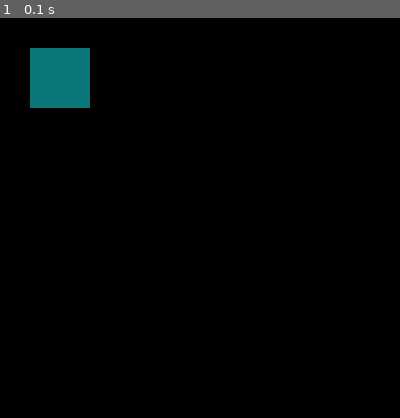
Above: before the commit, frame 1.
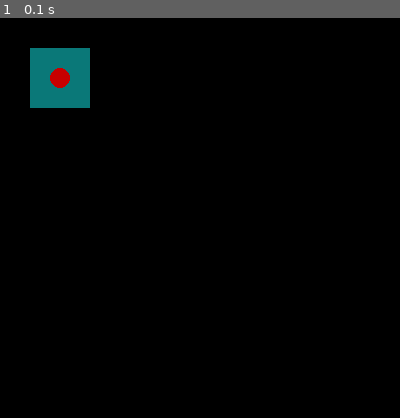
Above: after the commit, the same moment.

Repository: SSSajid777/pygame
Game: pygame game, started from pygameshapes.py
Two runs of this game, one before a commit and one after it. Both use one fixed random seed, a clock stepped at 60 frames per second and the inputs below.
Inputs:
- Up to frame 1 (0.1 s): no input

The runs differ from the first frame. In frame 1, 0.2% of the frame differs, in the area x 12-18%, y 12-18%.

Commit message:
Update pygameshapes.py

Diff:
--- a/pygameshapes.py
+++ b/pygameshapes.py
@@ -13,6 +13,7 @@
         if event.type==pygame.QUIT:
             running=False
     pygame.draw.rect(screen, rect_colour, pygame.Rect(30, 30, 60, 60))
+    pygame.draw.circle(screen, (200,0,0), (60,60),(10))
 
     pygame.display.flip()
 
